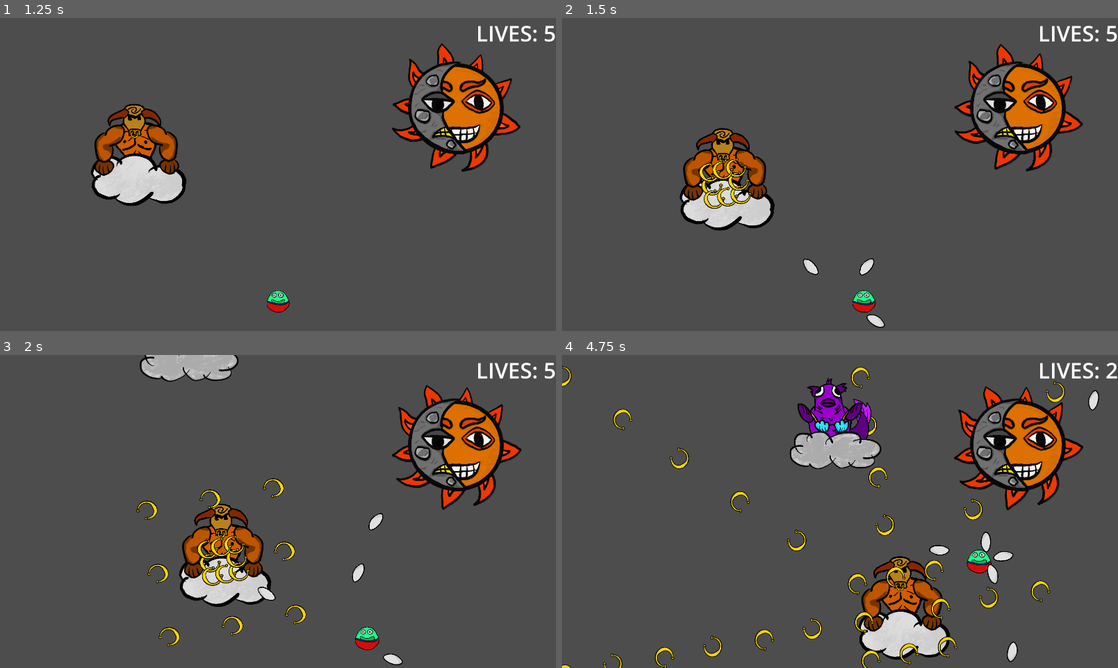
Above: before the commit, frames 1-4 (two rows, left to right).
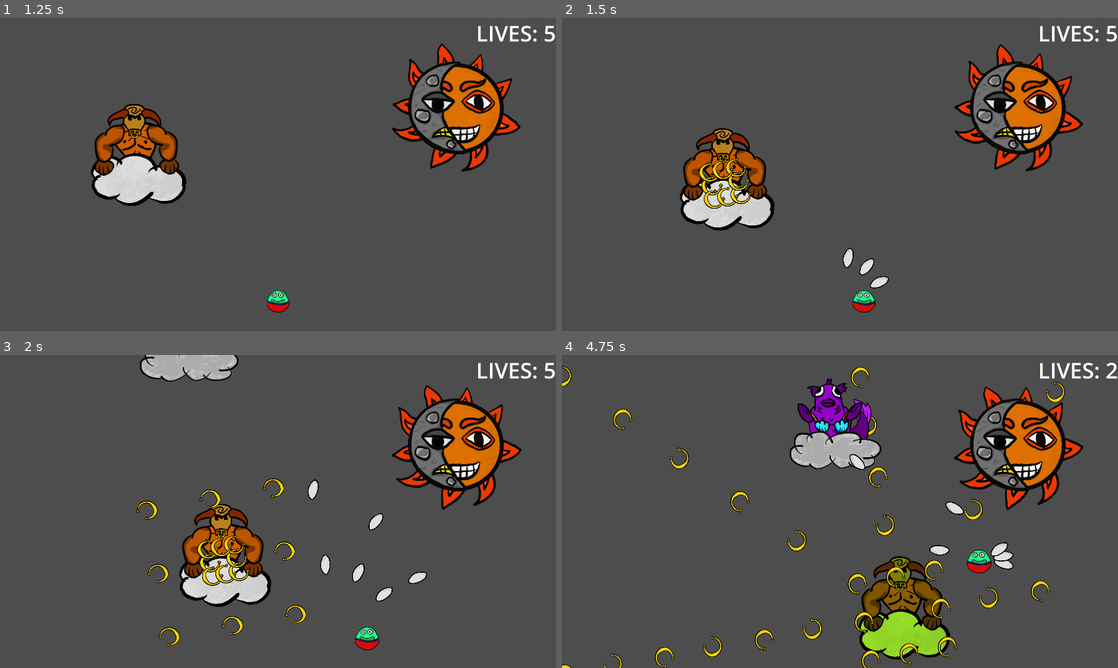
Above: after the commit, the same moments.

Repository: kaito002/bullet-hell-5
Game: Godot game, scene res://scenes/ui/main_menu.tscn
The game is run twice, just before and just after one commit, with the same random seed, the same clock (stepped at 60 frames per second) and the same inputs.
Inputs (mouse positions are in pixels of both pictures, inside the frame that each line leads up to):
- Up to frame 1 (1.25 s): click "Start Game" at 0.5 s
- Up to frame 2 (1.5 s): move the mouse to (962, 158) at 1.27 s; press the mouse at (962, 158) at 1.28 s; hold D (right) from 1.28 s (still down)
- Up to frame 3 (2 s): keep holding D (right)
- Up to frame 4 (4.75 s): move the mouse to (728, 527) at 2.02 s; release D (right) at 2.03 s; release the mouse at (728, 527) at 2.03 s; hold S (down) 2.03-2.78 s; click (728, 527) at 2.1 s; move the mouse to (895, 442) at 2.77 s; press the mouse at (895, 442) at 2.78 s; hold D (right) 2.78-3.53 s; move the mouse to (812, 574) at 3.52 s; release the mouse at (812, 574) at 3.53 s; hold W (up) 3.53-4.28 s; click (812, 574) at 3.6 s; move the mouse to (1006, 558) at 4.27 s; press the mouse at (1006, 558) at 4.28 s; hold A (left) from 4.28 s (still down)

Frame 1 is identical in both runs. In frame 2, 0.4% of the frame differs, in the area x 43-59%, y 73-100%; in frame 3, 0.5%; in frame 4, 3.4%, in the area x 51-97%, y 11-99%.

Commit message:
changed degrees to radians in bullet pattern to fix angle bug

Diff:
--- a/scenes/weapons/bullet_pattern.gd
+++ b/scenes/weapons/bullet_pattern.gd
@@ -1,7 +1,7 @@
 class_name BulletPattern
 extends Node2D
 
-@export var are_bullets_linked = false
+@export var are_bullets_linked = true
 @onready var bullet_spawning_points = $"Bullet Spawning Points"
 var bullet: PackedScene
 
@@ -24,5 +24,5 @@
 	if are_bullets_linked:
 		return direction
 	else:
-		var deg = rad_to_deg(Vector2.ZERO.angle_to_point(-marker_position.normalized())) - 90
-		return direction.rotated(deg).normalized()
+		var rotation_rads = Vector2.ZERO.angle_to_point(-marker_position.normalized()) - deg_to_rad(90)
+		return direction.rotated(rotation_rads).normalized()
